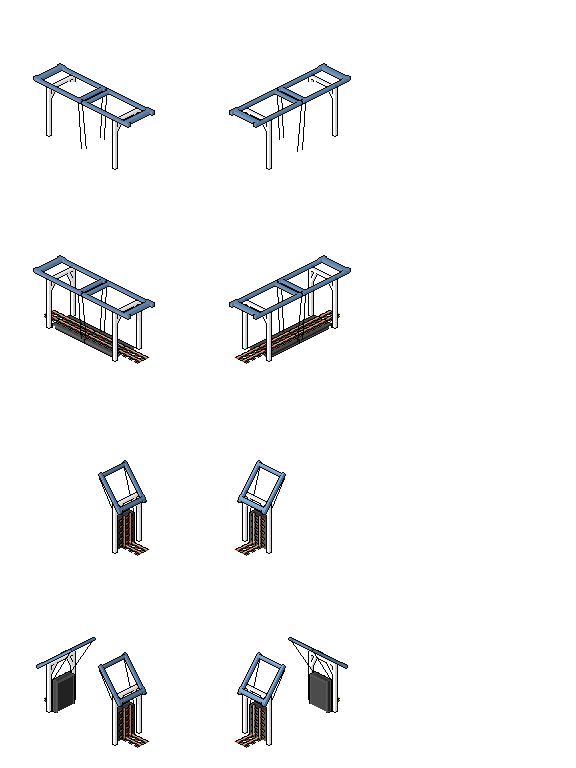
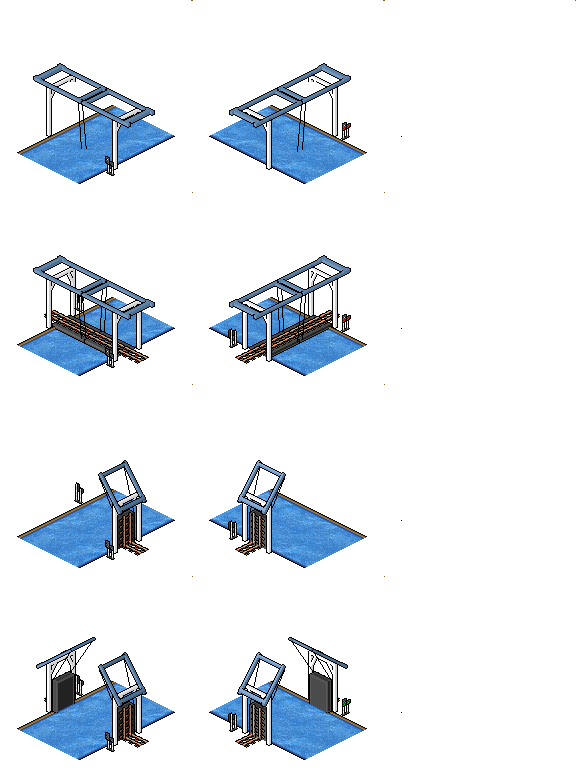
Layered file, before and after one edit (w=576, h=768). Changes by layer:
added group "Ampel" with 2 layers above "Klappdingens" over [73, 98, 351, 752]
added layer "Hintergrund 2 copy" in group "Ampel" over [74, 122, 351, 752]
painted on "Visible #7" over [100, 96, 284, 140]
showed "River" over [17, 0, 576, 760]
